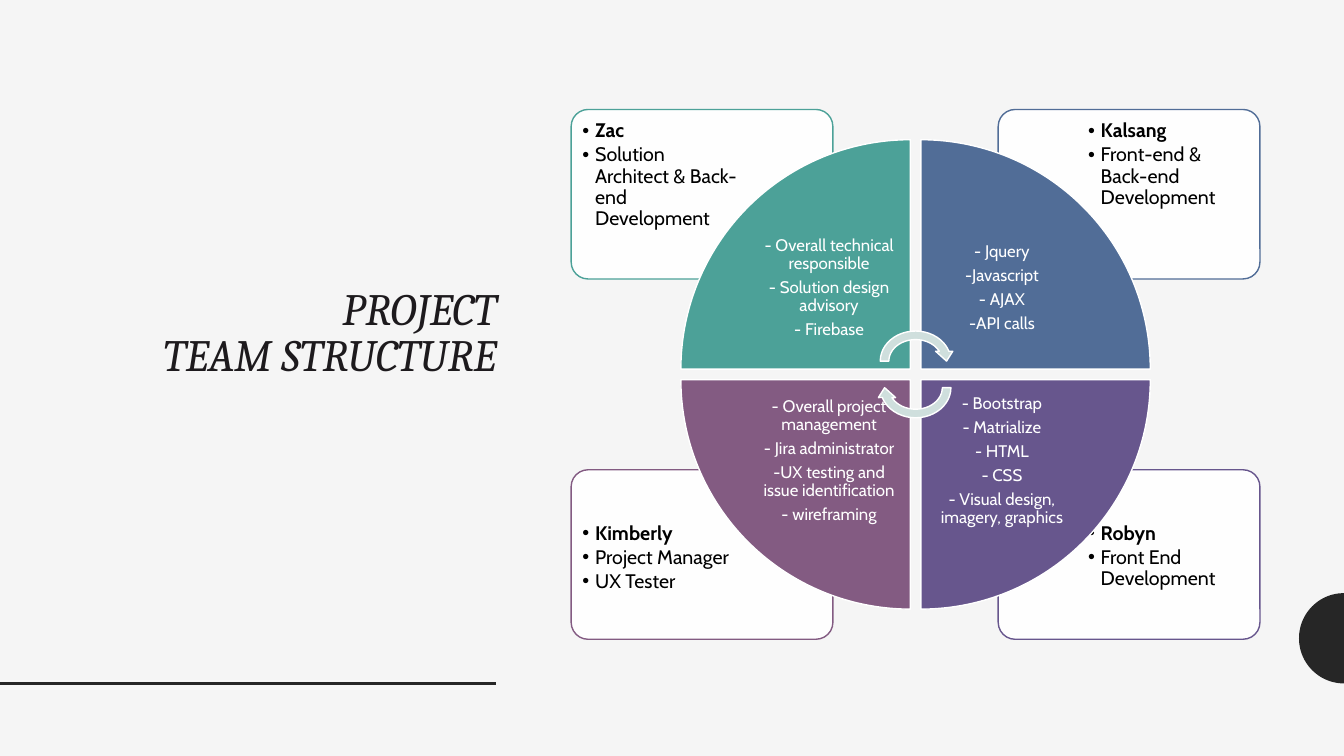
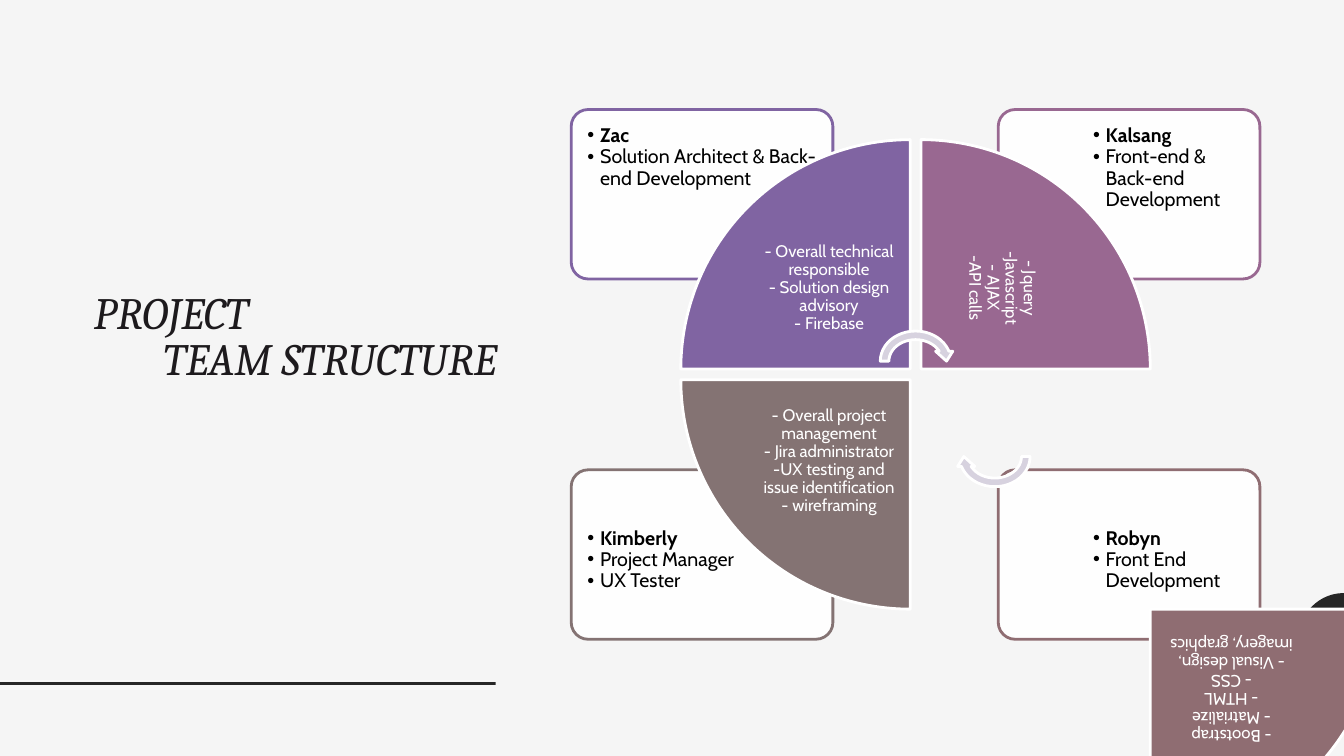
Before and after one commit to ZacKeilholz/CineMunchies, a slide deck: slide 7 of Team Urkel v04.pptx. Drawn at 1344x756 pixels with LibreOffice and Linux fonts; fonts in the diff are those of the drawing. Boxes give left, top, right and bottom in pixels: in the first picture for what was removed or moved away, otherwise in the second. Text is boxed around its words. In the diff, an @@ line names an element or a change of style, - is before the commit and + after.

```diff
--- a/Team Urkel v04.pptx
+++ b/Team Urkel v04.pptx
@@ rounded rectangle "Zac": place and size @@
-rounded rectangle "Zac" at (595,123,737,230)
+rounded rectangle "Zac" at (572,110,834,279)
@@ rounded rectangle "Zac" at (572,110,834,279): indent changed; less space between paragraphs; fill none to #FFFFFF at 90% opacity; outline none to #8064A2 2 pt @@
@@ rounded rectangle "Kalsang": place and size @@
-rounded rectangle "Kalsang" at (1101,122,1216,209)
+rounded rectangle "Kalsang" at (998,110,1260,279)
@@ rounded rectangle "Kalsang" at (998,110,1260,279): indent changed; less space between paragraphs; fill none to #FFFFFF at 90% opacity; outline none to #996891 2 pt @@
@@ pie wedge "- Overall technical responsible": place and size @@
-pie wedge "- Overall technical responsible" at (775,238,893,335)
+pie wedge "- Overall technical responsible" at (681,140,910,370)
@@ pie wedge "- Overall technical responsible" at (681,140,910,370): less space between paragraphs; fill none to #8064A2; outline none to #FFFFFF 2 pt @@
@@ pie wedge "- Jquery" at (922,140,1151,370): less space between paragraphs; fill none to #996891; outline none to #FFFFFF 2 pt; rotation 0 to 90 degrees @@
@@ circular arrow at (876,327,956,395): fill #D0E0DD to #D8D3E0; outline #FFFFFF 1 pt to #FFFFFF 2 pt; proportions changed @@
@@ pie wedge "- Overall project management" at (681,380,910,610): less space between paragraphs; fill none to #847D73; outline none to #FFFFFF 2 pt; rotation 0 to 270 degrees @@
@@ group removed at (572,110,1260,639): 4 rounded rectangles, 4 pie wedges @@
@@ circular arrow at (956,422,1035,491): fill #D0E0DD to #D8D3E0; outline #FFFFFF 1 pt to #FFFFFF 2 pt; proportions changed @@
@@ circular arrow: place and size @@
-circular arrow at (876,353,956,421)
+circular arrow at (956,422,1035,491)
@@ rounded rectangle "Kimberly": place and size @@
-rounded rectangle "Kimberly" at (595,525,729,589)
+rounded rectangle "Kimberly" at (572,470,834,639)
@@ rounded rectangle "Kimberly" at (572,470,834,639): indent changed; less space between paragraphs; fill none to #FFFFFF at 90% opacity; outline none to #847D73 2 pt @@
@@ rounded rectangle "Robyn": place and size @@
-rounded rectangle "Robyn" at (1101,525,1216,590)
+rounded rectangle "Robyn" at (998,470,1260,639)
@@ rounded rectangle "Robyn" at (998,470,1260,639): indent changed; less space between paragraphs; fill none to #FFFFFF at 90% opacity; outline none to #8F6D72 2 pt @@
@@ freeform shape at (1300,593,1344,684): outline redrawn @@
@@ pie wedge "- Bootstrap" at (1150,609,1344,756): less space between paragraphs; fill none to #8F6D72; outline none to #FFFFFF 2 pt; rotation 0 to 180 degrees @@
```
Also in this commit, not shown: 14 other slides changed, 1 slide added, 1 slide removed, 1 other file.
